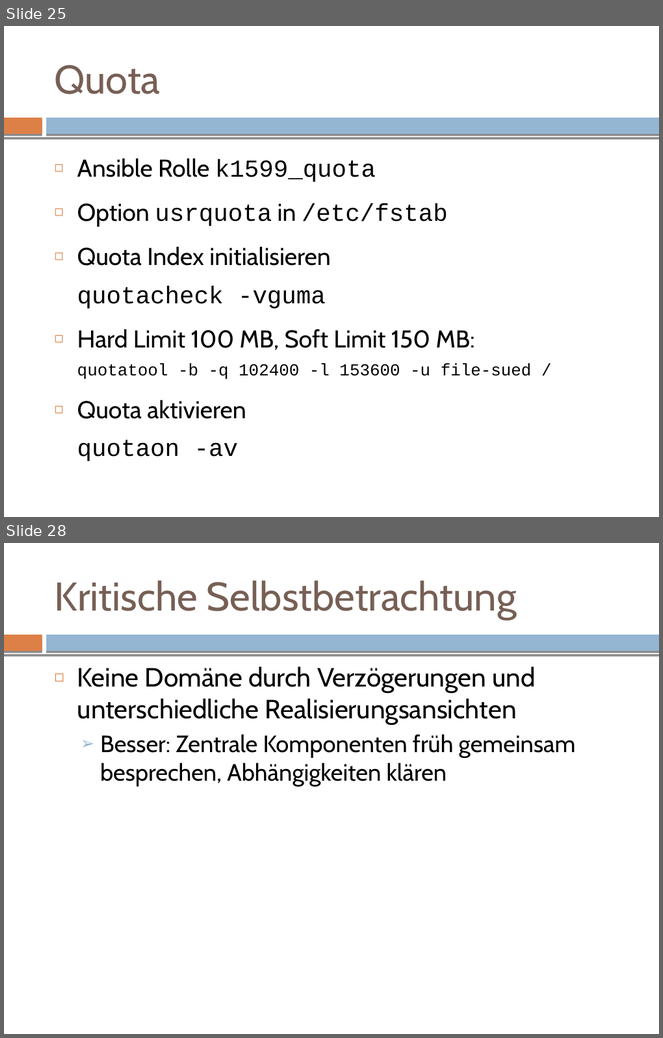
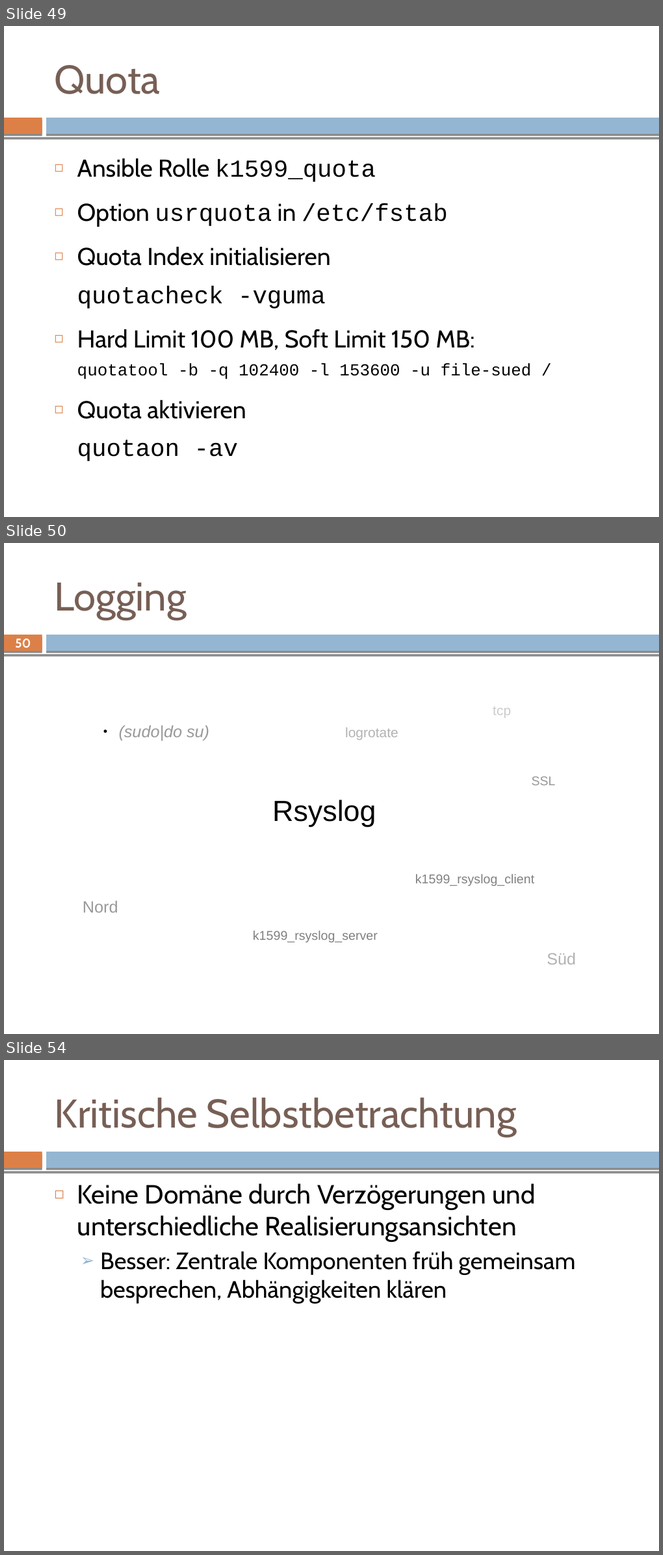
Before and after one commit to mvw/Wilddiebe10, a slide deck: keynote/keynote.odp. Shown one above the other, each under a label of ours: slides 25 and 28 before the commit, slides 49, 50 and 54 after it; the slides between them are not shown. The pictures are 663x1038 and 663x1555 pixels, drawn with LibreOffice and Linux fonts; fonts in the diff are those of the drawing. Boxes give left, top, right and bottom in pixels: in the first picture for what was removed or moved away, otherwise in the second. Text is boxed around its words. In the diff, an @@ line names an element or a change of style, - is before the commit and + after.

```diff
--- a/keynote/keynote.odp
+++ b/keynote/keynote.odp
@@ slide 50 added at (4, 543, 659, 1034), background #FFFFFF; not listed: 3 template elements that a slide beside it also shows @@
@@ title added at (54, 583, 187, 620), 44 pt, text #775F55 @@
+Logging
@@ page number added at (15, 639, 31, 652), 14 pt, text #FFFFFF, bold @@
+50
@@ text added at (493, 707, 511, 718), 15 pt, text #CCCCCC @@
+tcp
@@ text added at (119, 726, 209, 741), 18 pt, text #999999, italic @@
+● (sudo|do su)
@@ text added at (345, 728, 399, 740), 15 pt, text #B2B2B2 @@
+logrotate
@@ text added at (532, 776, 556, 785), 14 pt, text #999999 @@
+SSL
@@ subtitle added at (272, 800, 376, 827), 32 pt, text #000000 @@
+Rsyslog
@@ text added at (415, 875, 534, 886), 14 pt, text #808080 @@
+k1599_rsyslog_client
@@ text added at (83, 901, 118, 913), 18 pt, text #999999 @@
+Nord
@@ text added at (253, 931, 378, 943), 14 pt, text #808080 @@
+k1599_rsyslog_server
@@ text added at (547, 953, 576, 965), 18 pt, text #B2B2B2 @@
+Süd
@@ what was slide 25 is now slide 49 @@
@@ what was slide 28 is now slide 54 @@
```
Also in this commit, not shown: 1 slide changed, 28 other slides added, 3 slides removed, 2 other files.
